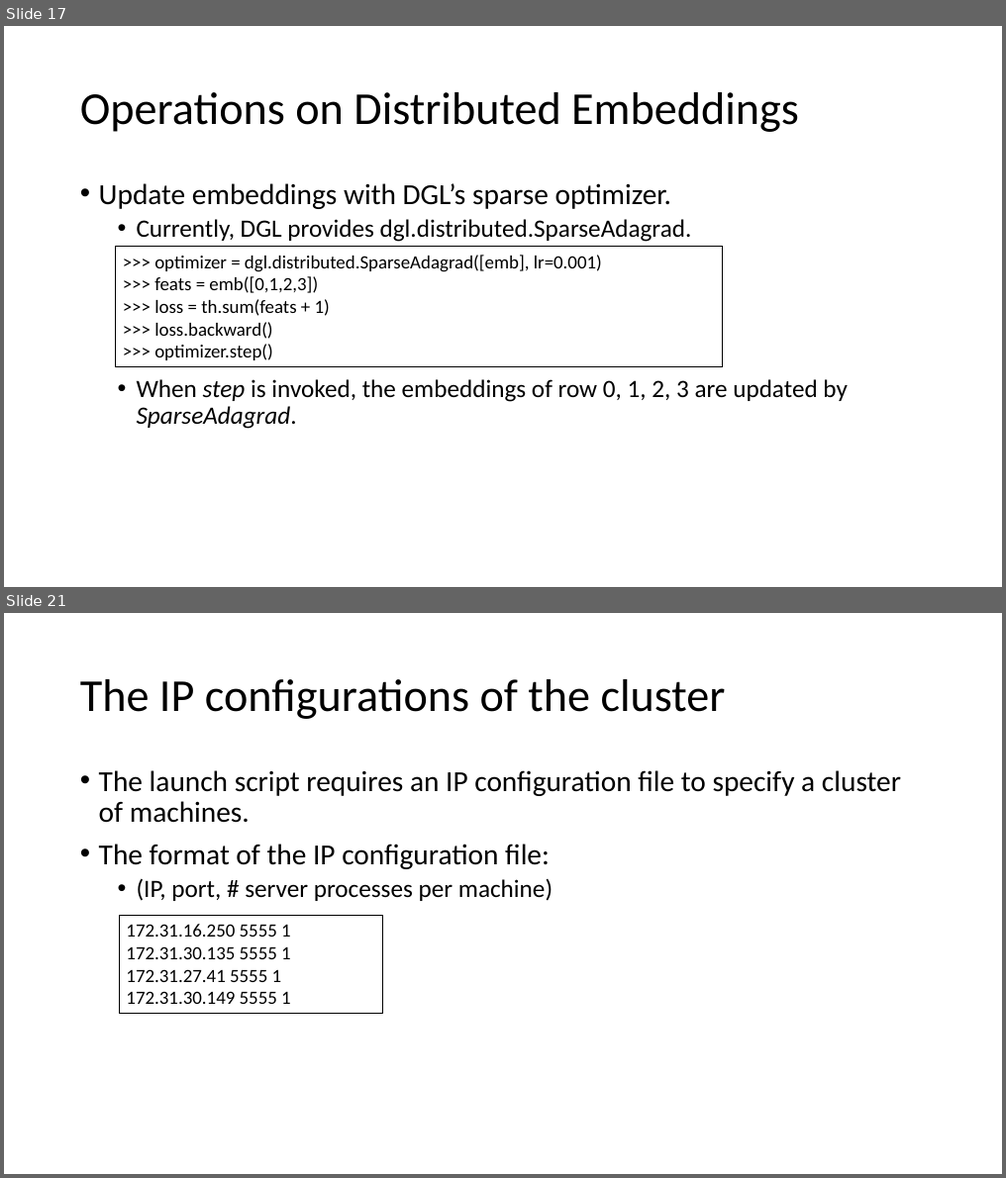
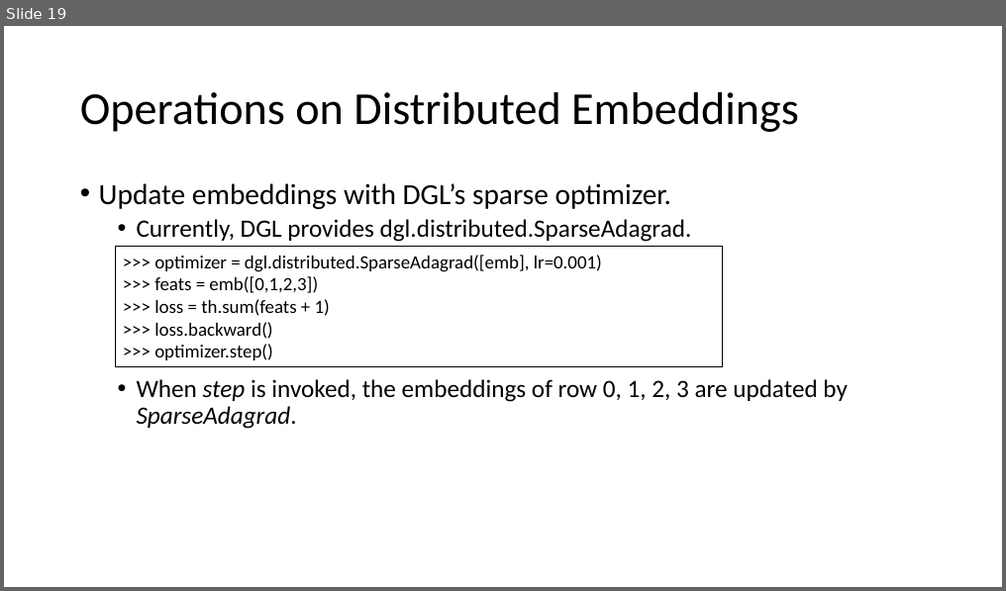
Before and after one commit to dglai/KDD20-Hands-on-Tutorial, a slide deck: 5-distributed/distributed training tutorial.pptx. Shown one above the other, each under a label of ours: slides 17 and 21 before the commit, slide 19 after it; the slides between them are not shown. The pictures are 1006x1178 and 1006x591 pixels, drawn with LibreOffice and Linux fonts; fonts in the diff are those of the drawing. Boxes give left, top, right and bottom in pixels: in the first picture for what was removed or moved away, otherwise in the second. Text is boxed around its words. In the diff, an @@ line names an element or a change of style, - is before the commit and + after.

```diff
--- a/5-distributed/distributed training tutorial.pptx
+++ b/5-distributed/distributed training tutorial.pptx
@@ slide 21 removed at <box>4,613,1002,1174</box>, background #FFFFFF @@
@@ title removed at <box>80,679,726,719</box> @@
-The IP configurations of the cluster
@@ text removed at <box>99,770,901,901</box> @@
-• The launch script requires an IP configuration file to specify a cluster of machines.
-• The format of the IP configuration file:
-  • (IP, port, # server processes per machine)
@@ rectangle removed at <box>119,916,383,1014</box> @@
-172.31.16.250 5555 1
-172.31.30.135 5555 1
-172.31.27.41 5555 1
-172.31.30.149 5555 1
@@ what was slide 17 is now slide 19 @@
```
Also in this commit, not shown: 11 slides changed, 5 slides added.
